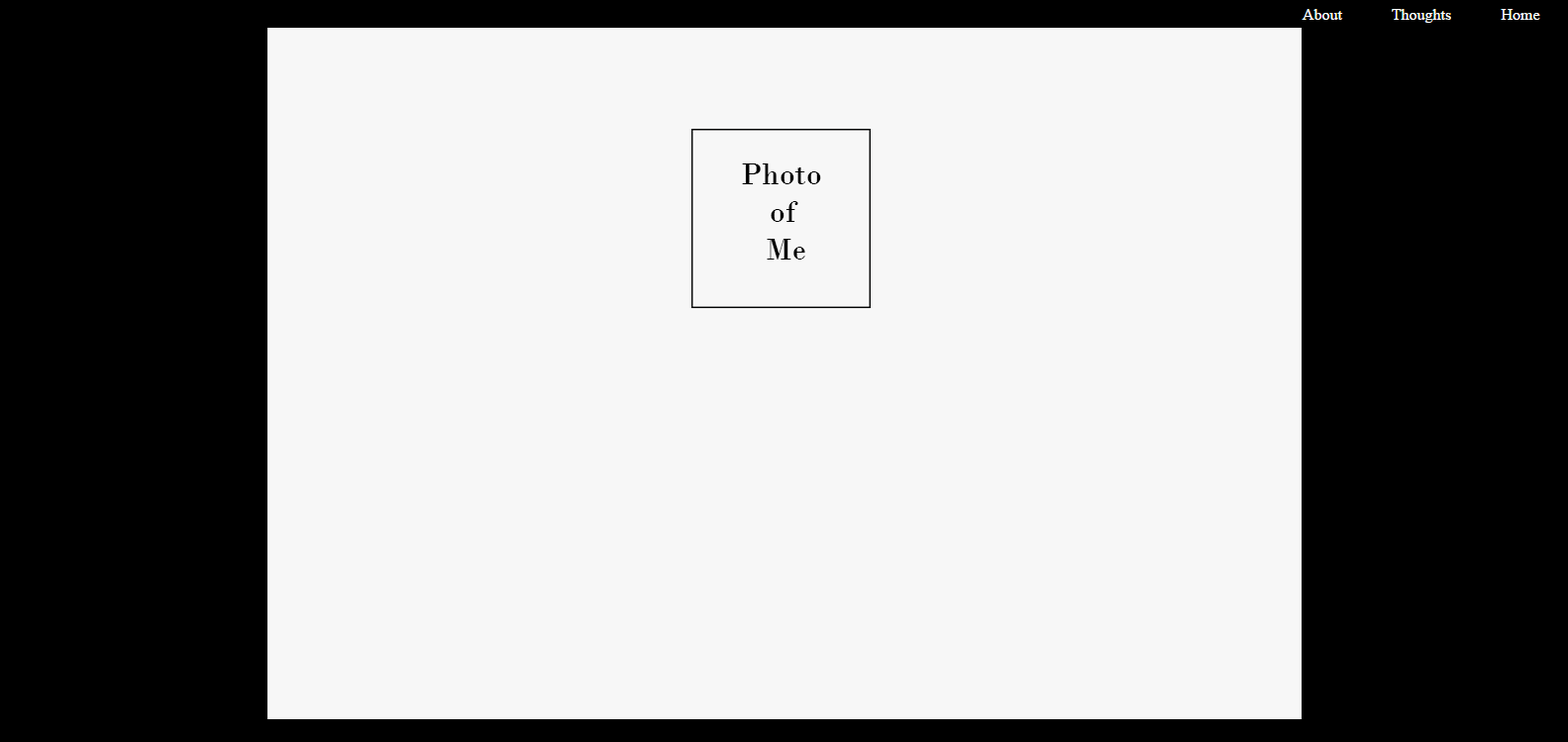
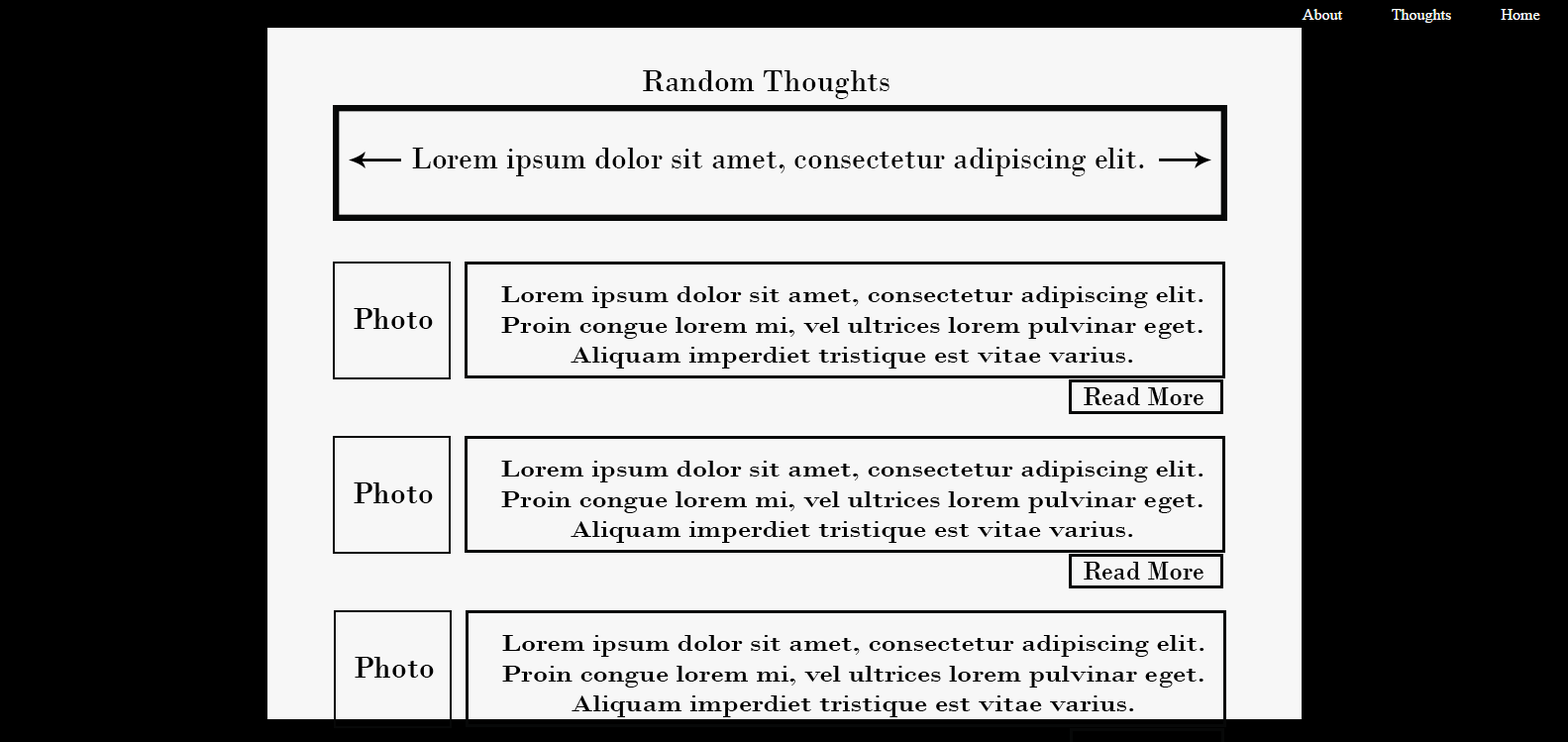
Layered file, before and after one edit (w=1568, h=742). Changes by layer:
removed layer "Rectangle 1" over 691, 128, 871, 309
added layer "Read More copy" above "Rectangle 5 copy 2" over 1083, 561, 1204, 580
added layer "Rectangle 5 copy 2" above "Lorem ipsum dolor sit amet, consectetur adipiscing elit. Proin copy 2" over 1069, 728, 1225, 742
added layer "Lorem ipsum dolor sit amet, consectetur adipiscing elit. Proin copy 2" above "Layer 2 copy 2" over 502, 634, 1205, 718
added layer "Photo copy 2" above "Rectangle 4 copy 2" over 333, 610, 452, 729
added layer "Rectangle 4 copy 2" above "Rectangle 5 copy" over 465, 610, 1227, 728
added layer "Rectangle 5 copy" above "Lorem ipsum dolor sit amet, consectetur adipiscing elit. Proin copy" over 1068, 553, 1224, 589
added layer "Lorem ipsum dolor sit amet, consectetur adipiscing elit. Proin copy" above "Layer 2 copy" over 501, 460, 1204, 543
added layer "Photo copy" above "Rectangle 4 copy" over 332, 435, 451, 554
added layer "Rectangle 4 copy" above "Read More" over 464, 435, 1226, 553
added layer "Read More" above "Rectangle 5" over 1083, 387, 1204, 406
added layer "Rectangle 5" above "Lorem ipsum dolor sit amet, consectetur adipiscing elit. Proin" over 1068, 379, 1224, 415
added layer "Lorem ipsum dolor sit amet, consectetur adipiscing elit. Proin" above "Layer 2" over 501, 286, 1204, 369
added layer "Photo" above "Shape 1" over 332, 261, 451, 380
added layer "Shape 1" above "Lorem ipsum dolor sit amet, consectetur adipiscing elit." over 348, 151, 1212, 169
added layer "Lorem ipsum dolor sit amet, consectetur adipiscing elit." above "Bottom" over 412, 147, 1145, 177
removed layer "Photo of Me" over 741, 163, 822, 260
added layer "Rectangle 3" above "Random Thoughts" over 332, 104, 1228, 221
added layer "Random Thoughts" above "Rectangle 4" over 642, 70, 890, 100
added layer "Rectangle 4" above "Rectangle 2" over 464, 261, 1226, 379
